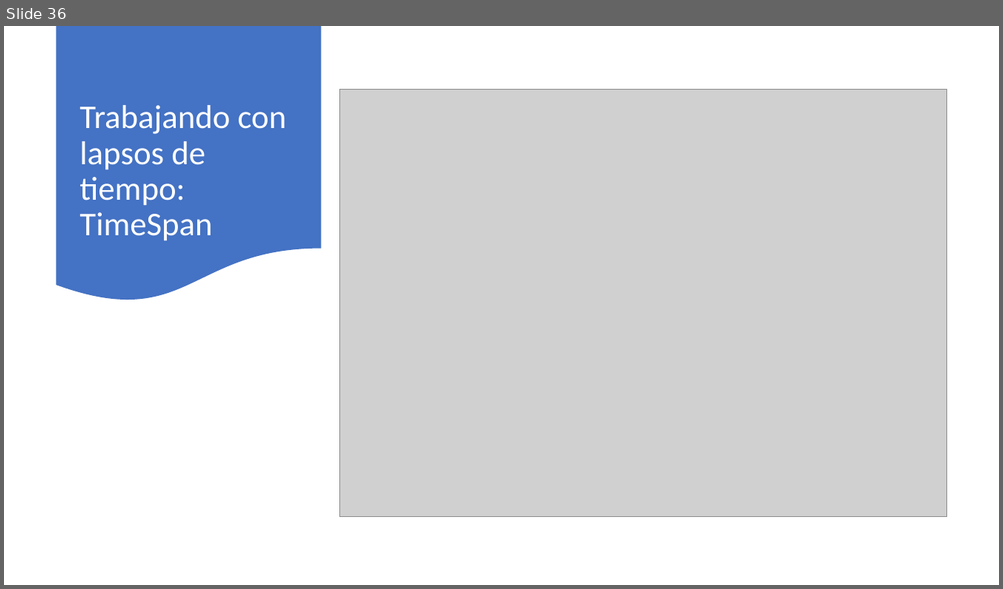
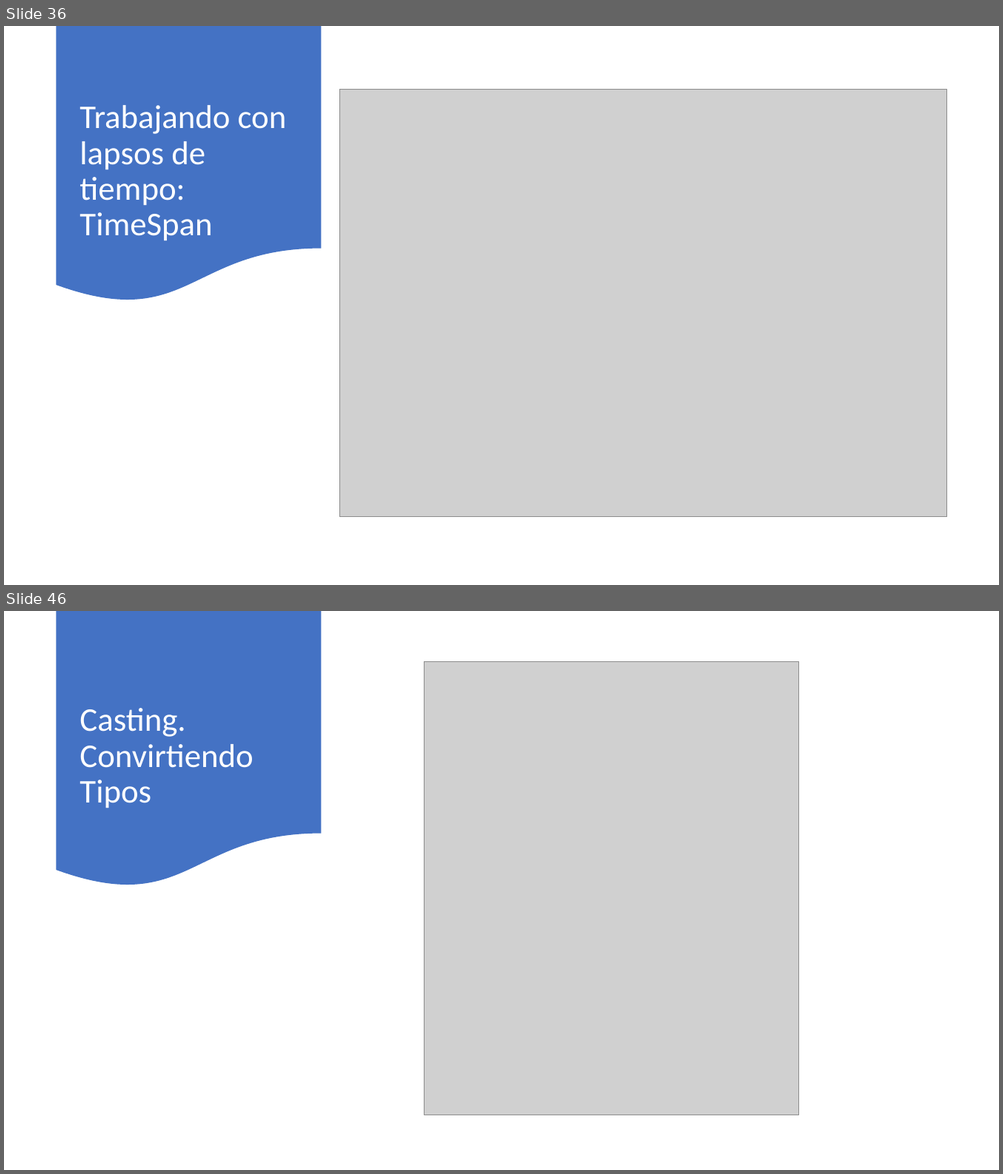
Before and after one commit to AlbertOsinaga/Curso201, a slide deck: Curso201.pptx. Shown one above the other, each under a label of ours: slide 36 before the commit, slides 36 and 46 after it; the slides between them are not shown. The pictures are 1003x589 and 1003x1174 pixels, drawn with LibreOffice and Linux fonts; fonts in the diff are those of the drawing; grey boxes stand for pictures. Boxes give left, top, right and bottom in pixels: in the first picture for what was removed or moved away, otherwise in the second. Text is boxed around its words. In the diff, an @@ line names an element or a change of style, - is before the commit and + after.

```diff
--- a/Curso201.pptx
+++ b/Curso201.pptx
@@ slide 46 added at bbox=[4, 611, 999, 1170], background #FFFFFF @@
@@ flow chart document added at bbox=[57, 611, 321, 889], fill #4472C4 @@
@@ picture added at bbox=[424, 662, 799, 1116] @@
@@ title added at bbox=[79, 708, 253, 809], 32 pt, text #FFFFFF @@
+Casting. Convirtiendo Tipos
```
Also in this commit, not shown: 15 other slides added, 20 other files.
